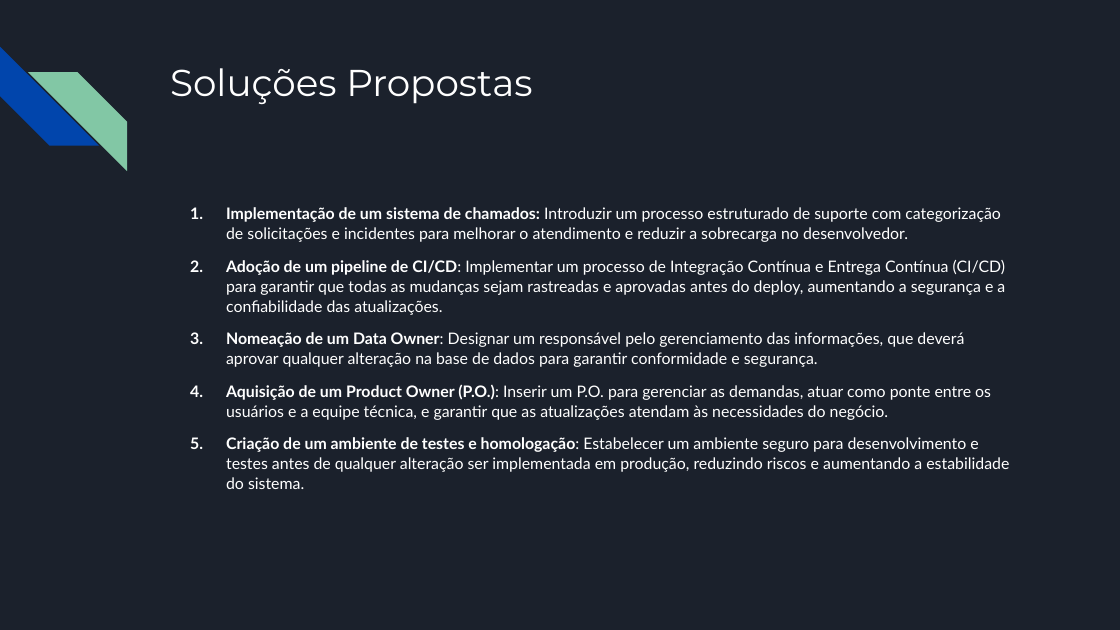
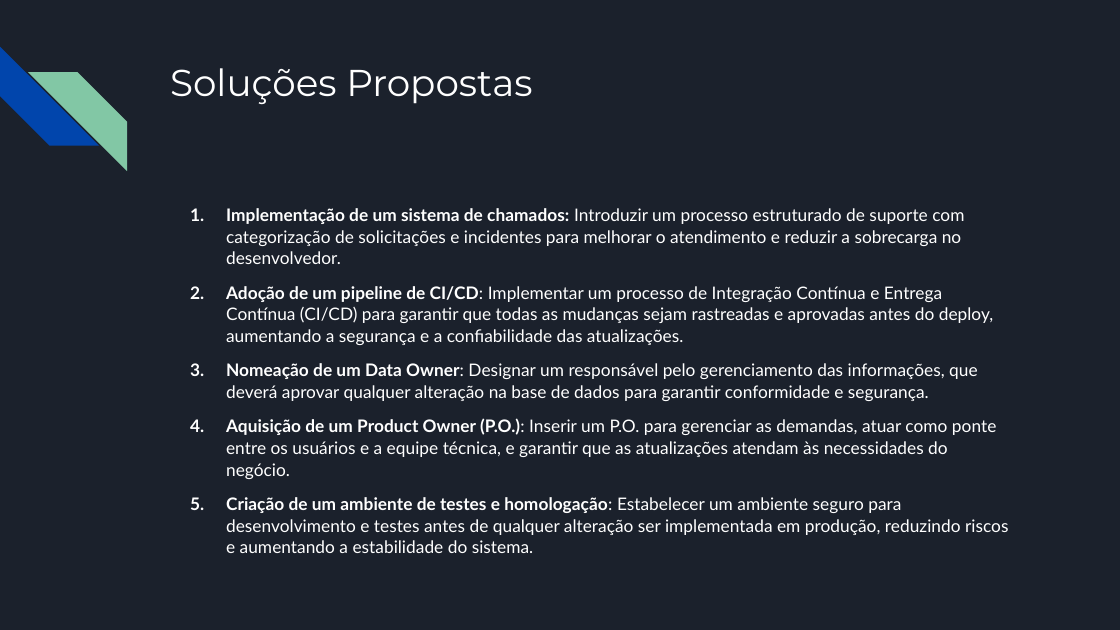
Before and after one commit to DanielsOfficial0102/Data-Management-And-Governance, a slide deck: slide 4 of Data Management and Governance.pptx. Drawn at 1120x630 pixels with LibreOffice and Linux fonts; fonts in the diff are those of the drawing. Boxes give left, top, right and bottom in pixels: in the first picture for what was removed or moved away, otherwise in the second. Text is boxed around its words. In the diff, an @@ line names an element or a change of style, - is before the commit and + after.

```diff
--- a/Data Management and Governance.pptx
+++ b/Data Management and Governance.pptx
@@ text "Implementação de um sistema de ..." at [226,208,1008,553]: size 10.2 to 11.1 pt @@
```
Also in this commit, not shown: 2 other slides changed, 35 slides added.
